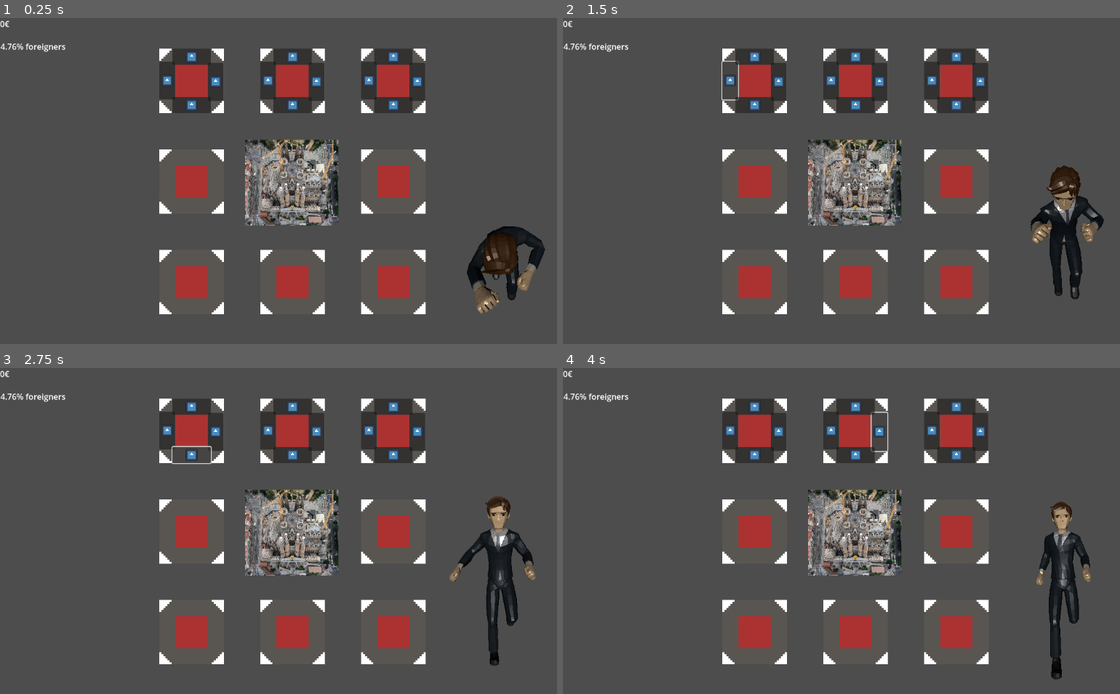
Above: before the commit, frames 1-4 (two rows, left to right).
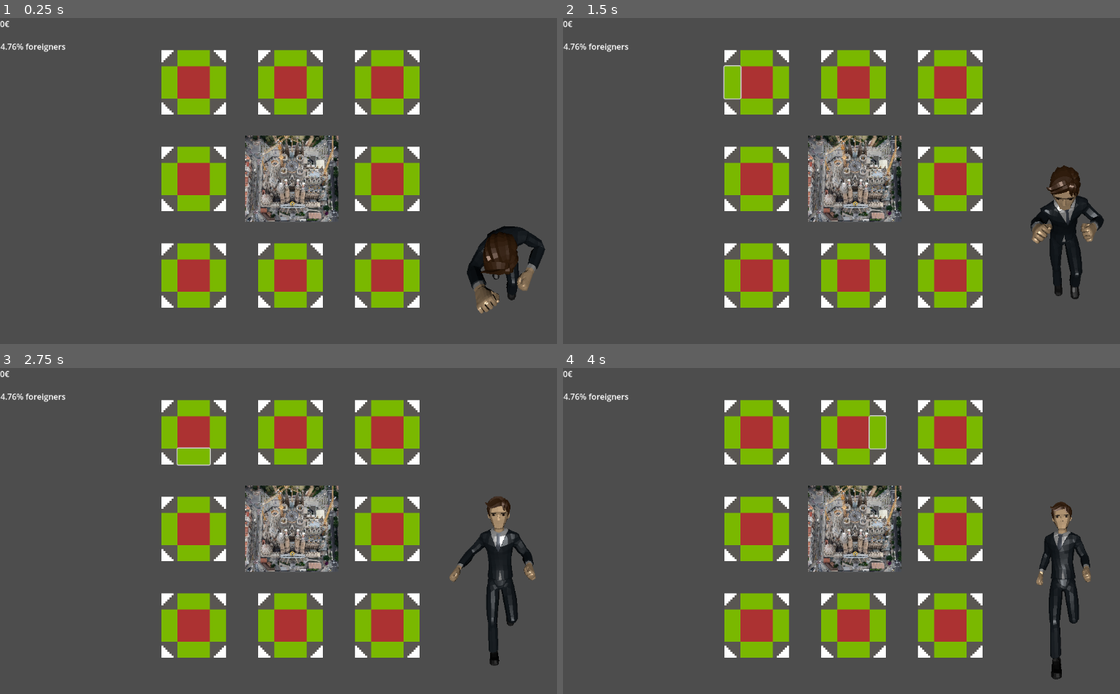
Above: after the commit, the same moments.

Repository: Kojithecat/FuckCapitalismJAM
Game: Godot game, scene res://Scenes/game.tscn
Two runs of this game, one before a commit and one after it. Both use one fixed random seed, a clock stepped at 60 frames per second and the inputs below. The engine's default icon, where the game draws it, is replaced by a stand-in: a white triangle on a blue panel in a dark square.
Inputs (mouse positions are in pixels of both pictures, inside the frame that each line leads up to):
- Up to frame 1 (0.25 s): no input
- Up to frame 2 (1.5 s): click (780, 83) at 0.52 s; click (730, 79) at 1.27 s
- Up to frame 3 (2.75 s): click (189, 456) at 2.02 s
- Up to frame 4 (4 s): click (752, 407) at 2.77 s; click (880, 433) at 3.52 s

The runs differ from the first frame. In frame 1, 16% of the frame differs, in the area x 28-77%, y 9-91%; in frame 2, 16%; in frame 3, 16%; in frame 4, 16%.

Commit message:
Estructurat mapa en illes i locals, escenes creades per reusabilitat

Diff:
--- a/Scenes/BusinessMan.tscn
+++ b/Scenes/BusinessMan.tscn
@@ -1,7 +1,8 @@
 [gd_scene load_steps=4 format=3 uid="uid://dek0xvfrrdxtb"]
 
 [ext_resource type="PackedScene" uid="uid://ddquoy7sjeaax" path="res://assets/3d/Business Man.glb" id="1_ga0m5"]
-[ext_resource type="Script" uid="uid://0xhdfyj8rr5s" path="res://Scenes/animation_player.gd" id="2_b1lmm"]
+[ext_resource type="Script" uid="uid://0xhdfyj8rr5s" path="res://Scripts/animation_player.gd" id="2_b1lmm"]
+
 
 [sub_resource type="StandardMaterial3D" id="StandardMaterial3D_ga0m5"]
 resource_name = "Skin"
--- /dev/null
+++ b/Scenes/choose_new_building_screen.tscn
@@ -0,0 +1,26 @@
+[gd_scene load_steps=2 format=3 uid="uid://cwy3vmav7ccnd"]
+
+[ext_resource type="Texture2D" uid="uid://cvjyluc0n02bx" path="res://assets/Placeholders/ScreenChoseNewBuilding_placeholder.png" id="1_7yocn"]
+
+[node name="ChooseNewBuildingScreen" type="Node2D"]
+
+[node name="Sprite2D" type="Sprite2D" parent="."]
+texture = ExtResource("1_7yocn")
+
+[node name="ButtonConfirm" type="Button" parent="."]
+offset_left = 75.0958
+offset_top = 140.996
+offset_right = 146.096
+offset_bottom = 171.996
+scale = Vector2(0.625, 0.625)
+text = "Confirm"
+flat = true
+
+[node name="ButtonCancel" type="Button" parent="."]
+offset_left = 14.5594
+offset_top = 140.996
+offset_right = 85.5594
+offset_bottom = 171.996
+scale = Vector2(0.625, 0.625)
+text = "Cancel"
+flat = true
--- /dev/null
+++ b/Scenes/desnonar_screen.tscn
@@ -0,0 +1,27 @@
+[gd_scene load_steps=2 format=3 uid="uid://b72mvcse75eku"]
+
+[ext_resource type="Texture2D" uid="uid://chaag7c503g4r" path="res://assets/Placeholders/ScreenDesnonar_placeholder-export.png" id="1_4gu61"]
+
+[node name="DesnonarScreen" type="Node2D"]
+scale = Vector2(1.305, 1.305)
+
+[node name="Sprite2D" type="Sprite2D" parent="."]
+texture = ExtResource("1_4gu61")
+
+[node name="ButtonConfirm" type="Button" parent="."]
+offset_left = 75.0958
+offset_top = 140.996
+offset_right = 146.096
+offset_bottom = 171.996
+scale = Vector2(0.625, 0.625)
+text = "Confirm"
+flat = true
+
+[node name="ButtonCancel" type="Button" parent="."]
+offset_left = 14.5594
+offset_top = 140.996
+offset_right = 85.5594
+offset_bottom = 171.996
+scale = Vector2(0.625, 0.625)
+text = "Cancel"
+flat = true
--- a/Scenes/game.tscn
+++ b/Scenes/game.tscn
@@ -1,13 +1,14 @@
-[gd_scene load_steps=9 format=3 uid="uid://bjaaer4g8a6gw"]
+[gd_scene load_steps=10 format=3 uid="uid://bjaaer4g8a6gw"]
 
 [ext_resource type="Script" uid="uid://c1iuwc684ogay" path="res://Scripts/game.gd" id="1_wrm1d"]
 [ext_resource type="Script" uid="uid://d8bkxw8op8sv" path="res://Scripts/money.gd" id="2_3dryh"]
 [ext_resource type="Script" uid="uid://dseuup1saf4vf" path="res://Scripts/percentatge.gd" id="3_wowpa"]
-[ext_resource type="Texture2D" uid="uid://dg5konf1tk1s8" path="res://assets/IllaPlaceholder.png" id="4_3dryh"]
-[ext_resource type="Texture2D" uid="uid://d31x7dxps0u0g" path="res://icon.svg" id="5_i6g32"]
+[ext_resource type="PackedScene" uid="uid://b2tjfucfif7jn" path="res://Scenes/illa.tscn" id="4_o5yvi"]
 [ext_resource type="Texture2D" uid="uid://dicdd0ycwp1db" path="res://assets/SaFa.jpg" id="5_wowpa"]
 [ext_resource type="Script" uid="uid://dgf2ta6uyh6ak" path="res://sub_viewport.gd" id="7_1l0tm"]
 [ext_resource type="PackedScene" uid="uid://dek0xvfrrdxtb" path="res://Scenes/BusinessMan.tscn" id="8_v158k"]
+[ext_resource type="PackedScene" uid="uid://cwy3vmav7ccnd" path="res://Scenes/choose_new_building_screen.tscn" id="11_rku1e"]
+[ext_resource type="PackedScene" uid="uid://b72mvcse75eku" path="res://Scenes/desnonar_screen.tscn" id="12_rfjv2"]
 
 [node name="Game" type="Node2D"]
 script = ExtResource("1_wrm1d")
@@ -27,162 +28,38 @@
 
 [node name="Map" type="Node2D" parent="."]
 
-[node name="Block1" type="Node2D" parent="Map"]
+[node name="Illa" parent="Map" instance=ExtResource("4_o5yvi")]
+position = Vector2(384, 128)
+total_locals_list = Array[PackedScene]([])
 
-[node name="Sprite2D" type="Sprite2D" parent="Map/Block1"]
-position = Vector2(380, 125)
-texture = ExtResource("4_3dryh")
+[node name="Illa2" parent="Map" instance=ExtResource("4_o5yvi")]
+position = Vector2(576, 128)
 
-[node name="Button" type="Button" parent="Map/Block1"]
-offset_left = 412.0
-offset_top = 89.0
-offset_right = 443.0
-offset_bottom = 165.0
-icon = ExtResource("5_i6g32")
-expand_icon = true
+[node name="Illa3" parent="Map" instance=ExtResource("4_o5yvi")]
+position = Vector2(768, 128)
 
-[node name="Button3" type="Button" parent="Map/Block1"]
-offset_left = 316.0
-offset_top = 87.0
-offset_right = 347.0
-offset_bottom = 162.0
-icon = ExtResource("5_i6g32")
-expand_icon = true
+[node name="Illa4" parent="Map" instance=ExtResource("4_o5yvi")]
+position = Vector2(384, 320)
 
-[node name="Button2" type="Button" parent="Map/Block1"]
-offset_left = 342.0
-offset_top = 157.0
-offset_right = 418.0
-offset_bottom = 189.0
-icon = ExtResource("5_i6g32")
-icon_alignment = 1
-expand_icon = true
+[node name="Illa5" parent="Map" instance=ExtResource("4_o5yvi")]
+position = Vector2(768, 320)
 
-[node name="Button4" type="Button" parent="Map/Block1"]
-offset_left = 342.0
-offset_top = 61.0
-offset_right = 418.0
-offset_bottom = 93.0
-icon = ExtResource("5_i6g32")
-icon_alignment = 1
-expand_icon = true
+[node name="Illa6" parent="Map" instance=ExtResource("4_o5yvi")]
+position = Vector2(384, 512)
 
-[node name="Block2" type="Node2D" parent="Map"]
+[node name="Illa7" parent="Map" instance=ExtResource("4_o5yvi")]
+position = Vector2(576, 512)
 
-[node name="Sprite2D" type="Sprite2D" parent="Map/Block2"]
-position = Vector2(580, 125)
-texture = ExtResource("4_3dryh")
+[node name="Illa8" parent="Map" instance=ExtResource("4_o5yvi")]
+position = Vector2(768, 512)
 
-[node name="Button5" type="Button" parent="Map/Block2"]
-offset_left = 612.0
-offset_top = 89.0
-offset_right = 643.0
-offset_bottom = 165.0
-icon = ExtResource("5_i6g32")
-expand_icon = true
+[node name="SagradaFamilia" type="Node2D" parent="Map"]
+position = Vector2(0, -8)
 
-[node name="Button6" type="Button" parent="Map/Block2"]
-offset_left = 516.0
-offset_top = 87.0
-offset_right = 547.0
-offset_bottom = 162.0
-icon = ExtResource("5_i6g32")
-expand_icon = true
-
-[node name="Button7" type="Button" parent="Map/Block2"]
-offset_left = 542.0
-offset_top = 157.0
-offset_right = 618.0
-offset_bottom = 189.0
-icon = ExtResource("5_i6g32")
-icon_alignment = 1
-expand_icon = true
-
-[node name="Button8" type="Button" parent="Map/Block2"]
-offset_left = 542.0
-offset_top = 61.0
-offset_right = 618.0
-offset_bottom = 93.0
-icon = ExtResource("5_i6g32")
-icon_alignment = 1
-expand_icon = true
-
-[node name="Block3" type="Node2D" parent="Map"]
-
-[node name="Sprite2D" type="Sprite2D" parent="Map/Block3"]
-position = Vector2(780, 125)
-texture = ExtResource("4_3dryh")
-
-[node name="Button9" type="Button" parent="Map/Block3"]
-offset_left = 812.0
-offset_top = 89.0
-offset_right = 843.0
-offset_bottom = 165.0
-icon = ExtResource("5_i6g32")
-expand_icon = true
-
-[node name="Button10" type="Button" parent="Map/Block3"]
-offset_left = 716.0
-offset_top = 87.0
-offset_right = 747.0
-offset_bottom = 162.0
-icon = ExtResource("5_i6g32")
-expand_icon = true
-
-[node name="Button11" type="Button" parent="Map/Block3"]
-offset_left = 742.0
-offset_top = 157.0
-offset_right = 818.0
-offset_bottom = 189.0
-icon = ExtResource("5_i6g32")
-icon_alignment = 1
-expand_icon = true
-
-[node name="Button12" type="Button" parent="Map/Block3"]
-offset_left = 742.0
-offset_top = 61.0
-offset_right = 818.0
-offset_bottom = 93.0
-icon = ExtResource("5_i6g32")
-icon_alignment = 1
-expand_icon = true
-
-[node name="Block4" type="Node2D" parent="Map"]
-
-[node name="Sprite2D" type="Sprite2D" parent="Map/Block4"]
-position = Vector2(380, 325)
-texture = ExtResource("4_3dryh")
-
-[node name="Block5" type="Node2D" parent="Map"]
-
-[node name="Sprite2D" type="Sprite2D" parent="Map/Block5"]
+[node name="Sprite2D" type="Sprite2D" parent="Map/SagradaFamilia"]
 position = Vector2(579, 328)
 scale = Vector2(0.251359, 0.232337)
 texture = ExtResource("5_wowpa")
-
-[node name="Block6" type="Node2D" parent="Map"]
-
-[node name="Sprite2D" type="Sprite2D" parent="Map/Block6"]
-position = Vector2(780, 325)
-texture = ExtResource("4_3dryh")
-
-[node name="Block7" type="Node2D" parent="Map"]
-
-[node name="Sprite2D" type="Sprite2D" parent="Map/Block7"]
-position = Vector2(380, 525)
-texture = ExtResource("4_3dryh")
-
-[node name="Block8" type="Node2D" parent="Map"]
-
-[node name="Sprite2D" type="Sprite2D" parent="Map/Block8"]
-position = Vector2(580, 525)
-texture = ExtResource("4_3dryh")
-
-[node name="Block9" type="Node2D" parent="Map"]
-
-[node name="Sprite2D" type="Sprite2D" parent="Map/Block9"]
-position = Vector2(780, 525)
-texture = ExtResource("4_3dryh")
 
 [node name="SubViewport" type="SubViewport" parent="."]
 transparent_bg = true
@@ -192,3 +69,11 @@
 
 [node name="BusinessMan" type="Sprite2D" parent="."]
 position = Vector2(992, 408)
+
+[node name="CanvasGroup" type="CanvasGroup" parent="."]
+visible = false
+position = Vector2(576, 320)
+
+[node name="ChooseNewBuildingScreen" parent="CanvasGroup" instance=ExtResource("11_rku1e")]
+
+[node name="DesnonarScreen" parent="CanvasGroup" instance=ExtResource("12_rfjv2")]
--- /dev/null
+++ b/Scenes/illa.tscn
@@ -0,0 +1,32 @@
+[gd_scene load_steps=4 format=3 uid="uid://b2tjfucfif7jn"]
+
+[ext_resource type="Texture2D" uid="uid://dg5konf1tk1s8" path="res://assets/IllaPlaceholder.png" id="1_1wfmf"]
+[ext_resource type="Script" uid="uid://bvgv3buvn3n82" path="res://Scripts/illaController.gd" id="1_v4eni"]
+[ext_resource type="PackedScene" uid="uid://dwgxab4cvccvt" path="res://Scenes/local.tscn" id="2_1wfmf"]
+
+[node name="Illa" type="Node2D"]
+script = ExtResource("1_v4eni")
+total_locals_list = Array[PackedScene]([null, null, null, null])
+
+[node name="Control" type="Control" parent="."]
+layout_mode = 3
+anchors_preset = 0
+offset_right = 40.0
+offset_bottom = 40.0
+
+[node name="Sprite2D" type="Sprite2D" parent="."]
+texture = ExtResource("1_1wfmf")
+
+[node name="Local" parent="." instance=ExtResource("2_1wfmf")]
+position = Vector2(32, -32)
+
+[node name="Local2" parent="." instance=ExtResource("2_1wfmf")]
+position = Vector2(-64, -32)
+
+[node name="Local3" parent="." instance=ExtResource("2_1wfmf")]
+position = Vector2(32, 32)
+rotation = 1.5708
+
+[node name="Local4" parent="." instance=ExtResource("2_1wfmf")]
+position = Vector2(32, -64)
+rotation = 1.5708
--- /dev/null
+++ b/Scenes/local.tscn
@@ -0,0 +1,37 @@
+[gd_scene load_steps=3 format=3 uid="uid://dwgxab4cvccvt"]
+
+[ext_resource type="Script" uid="uid://crikqwtnqypn1" path="res://Scripts/localController.gd" id="1_r0l16"]
+[ext_resource type="Texture2D" uid="uid://dg5konf1tk1s8" path="res://assets/IllaPlaceholder.png" id="2_y70e7"]
+
+[node name="Local" type="Node2D"]
+script = ExtResource("1_r0l16")
+
+[node name="Sprite2D" type="Sprite2D" parent="."]
+visible = false
+texture = ExtResource("2_y70e7")
+
+[node name="Control" type="Control" parent="."]
+layout_mode = 3
+anchors_preset = 0
+offset_right = 32.0
+offset_bottom = 63.925
+
+[node name="ColorRect" type="ColorRect" parent="Control"]
+layout_mode = 1
+anchors_preset = 15
+anchor_right = 1.0
+anchor_bottom = 1.0
+grow_horizontal = 2
+grow_vertical = 2
+color = Color(0.478431, 0.721569, 0, 1)
+
+[node name="Button" type="Button" parent="Control"]
+layout_mode = 1
+anchors_preset = 15
+anchor_right = 1.0
+anchor_bottom = 1.0
+grow_horizontal = 2
+grow_vertical = 2
+flat = true
+
+[connection signal="pressed" from="Control/Button" to="." method="_on_local_pressed"]
--- /dev/null
+++ b/Scripts/illaController.gd
@@ -0,0 +1,13 @@
+extends Node2D
+
+class_name Illa
+
+@export var total_locals_list: Array[PackedScene] = [];
+@export var original_locals_list: Array[PackedScene] = [];
+@export var purchased_locals_list: Array[PackedScene] = [];
+
+
+func _ready():
+	for child in get_children():
+		if child is Local:
+			total_locals_list.append(child)
--- /dev/null
+++ b/Scripts/localController.gd
@@ -0,0 +1,16 @@
+extends Node2D
+
+class_name Local
+
+@export var price: int = 10;
+@export var purchased: bool = false;
+@export var nameOg: String;
+@export var descriptionOg: String;
+@export var nameNew: String;
+@export var descriptionNew: String;
+@export var revenue: int = 20;
+
+signal local_selected
+
+func _on_local_pressed() -> void:
+	emit_signal("local_selected")
Renamed: Scenes/animation_player.gd -> Scripts/animation_player.gd
Renamed: Scenes/animation_player.gd.uid -> Scripts/animation_player.gd.uid
Not shown, added: Scripts/illaController.gd.uid
Not shown, added: Scripts/localController.gd.uid
Binary file added: assets/Placeholders/ScreenChoseNewBuilding_placeholder.png
Not shown, added: assets/Placeholders/ScreenChoseNewBuilding_placeholder.png.import
Binary file added: assets/Placeholders/ScreenDesnonar_placeholder-export.png
Not shown, added: assets/Placeholders/ScreenDesnonar_placeholder-export.png.import
